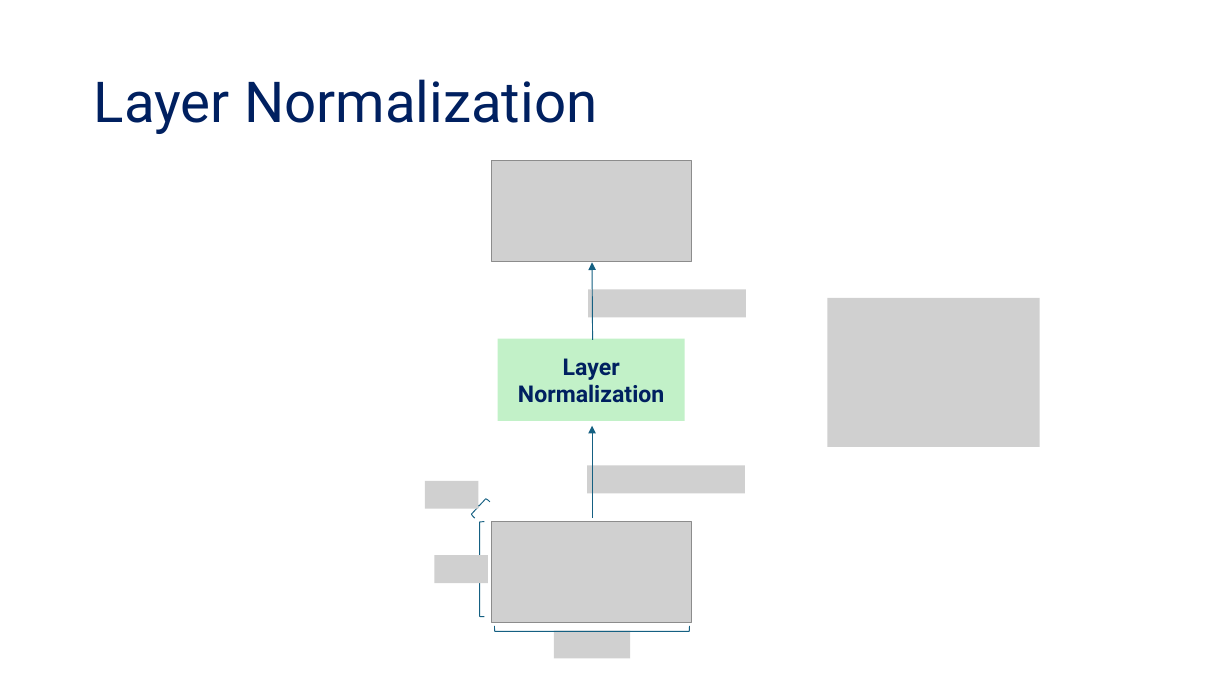
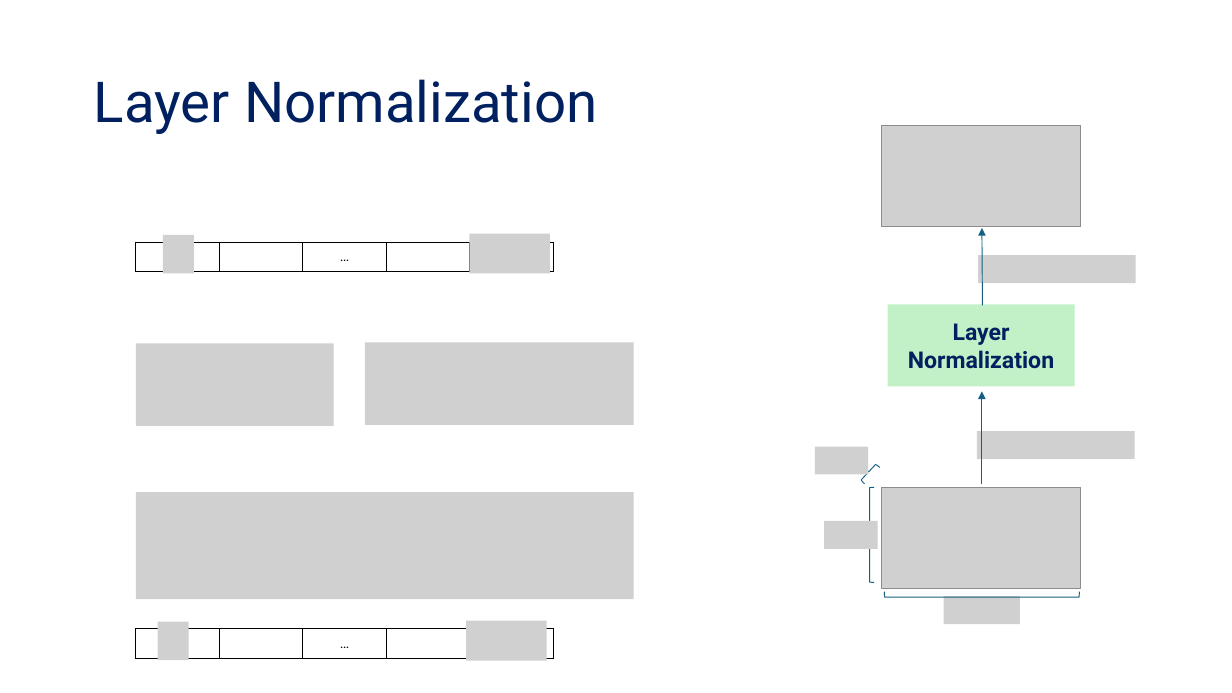
Before and after one commit to tanquangduong/transformer-pt, a slide deck: slide 55 of presentation/Transformer_Udemy/Udemy_P2_Introduction to Transformer.pptx (slide 64 before the commit). Drawn at 1232x693 pixels with LibreOffice and Linux fonts; fonts in the diff are those of the drawing; grey boxes stand for pictures. Boxes give left, top, right and bottom in pixels: in the first picture for what was removed or moved away, otherwise in the second. Text is boxed around its words. In the diff, an @@ line names an element or a change of style, - is before the commit and + after.

```diff
--- a/presentation/Transformer_Udemy/Udemy_P2_Introduction to Transformer.pptx
+++ b/presentation/Transformer_Udemy/Udemy_P2_Introduction to Transformer.pptx
@@ picture added at box(163, 235, 194, 274) @@
@@ picture added at box(470, 234, 550, 274) @@
@@ table added at box(136, 242, 552, 272), 1 rows, 5 columns @@
+ |  | … |  | 
@@ picture added at box(978, 255, 1136, 283) @@
@@ picture removed at box(589, 289, 747, 317) @@
@@ picture removed at box(827, 299, 1040, 447) @@
@@ picture added at box(136, 344, 334, 426) @@
@@ picture added at box(365, 342, 634, 424) @@
@@ picture added at box(977, 432, 1135, 459) @@
@@ picture removed at box(587, 466, 745, 494) @@
@@ 4 pictures, 2 right brackets, 2 arrows, 1 rectangle, 1 right brace: place and size @@
-4 pictures, 2 right brackets, 2 arrows, 1 rectangle, 1 right brace at box(425, 160, 691, 658)
+4 pictures, 2 right brackets, 2 arrows, 1 rectangle, 1 right brace at box(815, 126, 1081, 624)
@@ picture added at box(136, 493, 634, 600) @@
@@ picture added at box(824, 521, 878, 549) @@
@@ picture removed at box(434, 555, 488, 583) @@
@@ table added at box(136, 628, 552, 658), 1 rows, 5 columns @@
+ |  | … |  | 
@@ picture added at box(158, 622, 189, 661) @@
@@ picture added at box(467, 621, 547, 661) @@
```
Also in this commit, not shown: 42 other slides changed, 3 slides added, 11 slides removed, 25 other files.
